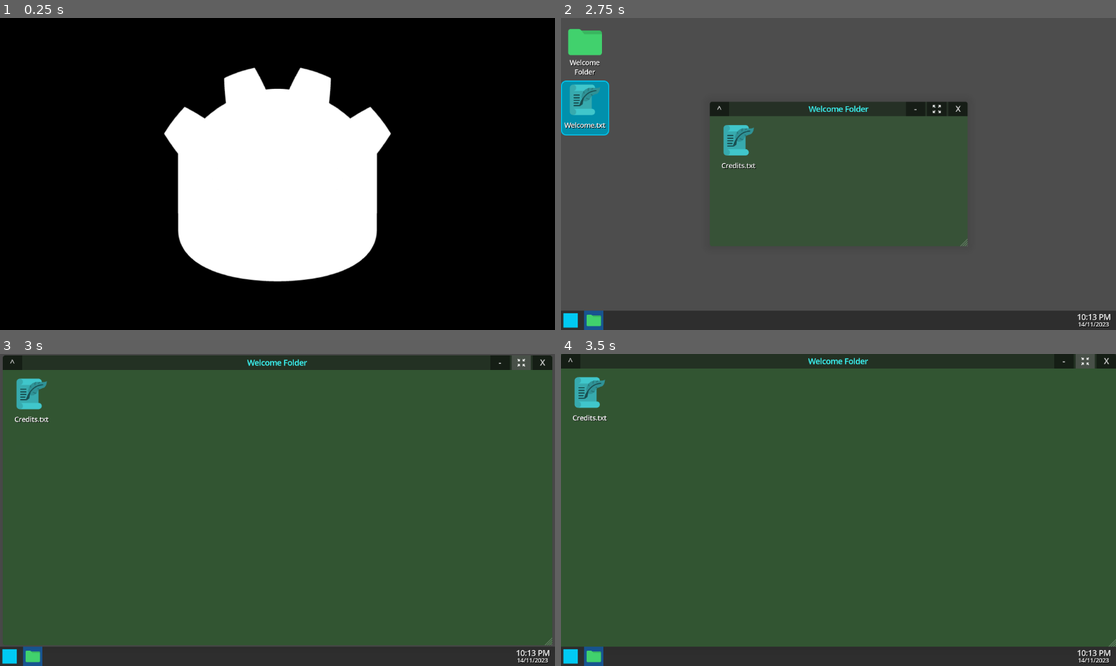
Above: before the commit, frames 1-4 (two rows, left to right).
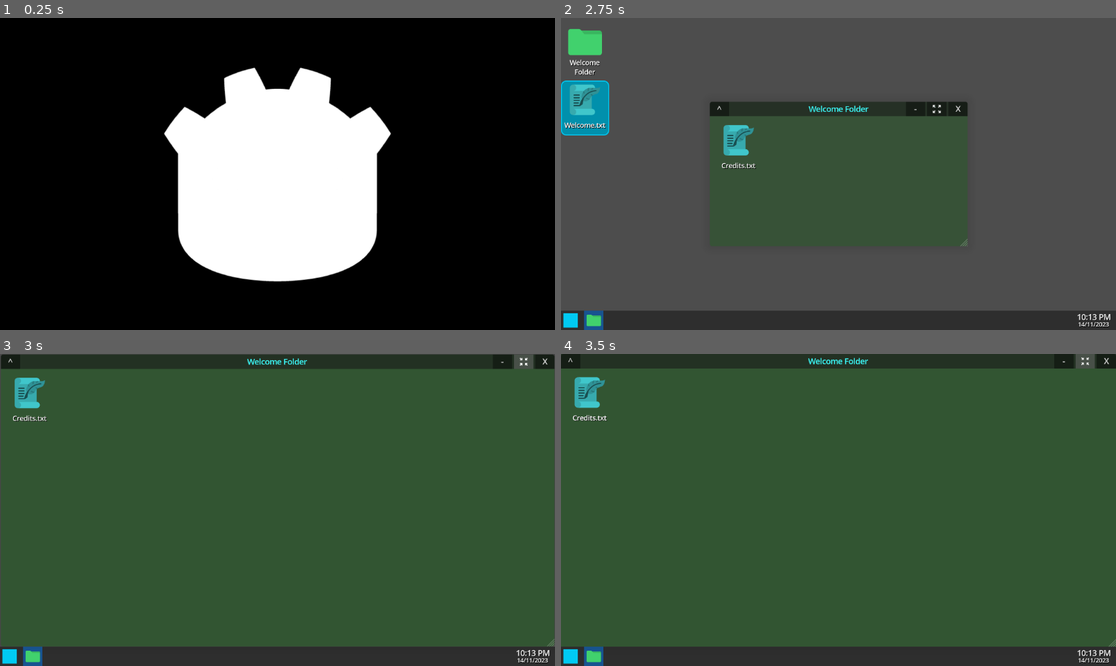
Above: after the commit, the same moments.

Repository: popcar2/GodotOS
Game: Godot game, scene res://Scenes/Main/MainScene.tscn
The game is run twice, just before and just after one commit, with the same random seed, the same clock (stepped at 60 frames per second) and the same inputs.
Inputs (mouse positions are in pixels of both pictures, inside the frame that each line leads up to):
- Up to frame 1 (0.25 s): no input
- Up to frame 2 (2.75 s): tap Enter (ui_accept) at 0.5, 2 s; drag from (838, 164) to (894, 105) at 0.52 s; drag from (583, 49) to (810, 236) at 1.27 s; move the mouse to (583, 108) at 2.02 s; hold A (move_left) from 2.03 s (still down); hold Delete (delete) from 2.03 s (still down); click (583, 108) at 2.17 s
- Up to frame 3 (3 s): release A (move_left) at 2.75 s; release Delete (delete) at 2.75 s; click (377, 444) at 2.75 s
- Up to frame 4 (3.5 s): no input

Frames 1-2 are identical in both runs. In frame 3, 1.1% of the frame differs, in the area x 0-100%, y 0-94%; in frame 4, nothing differs.

Commit message:
Add ability to drag/drop folders into GodotOS, support .md files, fix wallpaper bug

Diff:
--- a/Scenes/Autoloads/CopyPaste Manager/copy_paste_manager.gd
+++ b/Scenes/Autoloads/CopyPaste Manager/copy_paste_manager.gd
@@ -5,6 +5,9 @@
 
 enum StateEnum{COPY, CUT}
 var state: StateEnum = StateEnum.COPY
+
+func _ready() -> void:
+	get_viewport().files_dropped.connect(_handle_dropped_folders)
 
 func copy_folder(folder: FakeFolder) -> void:
 	if target_folder:
@@ -93,3 +96,12 @@
 	else:
 		file_manager.instantiate_file(target_folder.folder_name, to_path, target_folder.file_type)
 	file_manager.sort_folders()
+
+func _handle_dropped_folders(files: PackedStringArray) -> void:
+	print(files)
+	for file_name: String in files:
+		var extension: String = file_name.split(".")[-1]
+		match extension:
+			"txt", "md", "jpg", "jpeg", "png", "webp":
+				DirAccess.copy_absolute(file_name, "user://files/%s" % file_name.split("/")[-1])
+				get_tree().get_first_node_in_group("desktop_file_manager").populate_file_manager()
--- a/Scenes/Main/BaseFileManager.gd
+++ b/Scenes/Main/BaseFileManager.gd
@@ -14,7 +14,7 @@
 			instantiate_file(folder_name, "%s/%s" % [file_path, folder_name], FakeFolder.file_type_enum.FOLDER)
 
 	for file_name: String in DirAccess.get_files_at("user://files/%s" % file_path):
-		if file_name.ends_with(".txt"):
+		if file_name.ends_with(".txt") or file_name.ends_with(".md"):
 			instantiate_file(file_name, file_path, FakeFolder.file_type_enum.TEXT_FILE)
 		elif file_name.ends_with(".png") or file_name.ends_with(".jpg") or file_name.ends_with(".jpeg")\
 		or file_name.ends_with(".webp"):
--- a/Scenes/Main/wallpaper.gd
+++ b/Scenes/Main/wallpaper.gd
@@ -12,7 +12,7 @@
 func apply_wallpaper_from_path(path: String) -> void:
 	wallpaper_added.emit()
 
-	var image: Image = Image.load_from_file("user://files/%s" % path)
+	var image: Image = Image.load_from_file("user://%s" % path)
 	add_wallpaper(image)
 
 ## Applies wallpaper from an image file
--- a/Scenes/Window/Game Window/game_window.gd
+++ b/Scenes/Window/Game Window/game_window.gd
@@ -7,6 +7,7 @@
 	window.selected.connect(_handle_window_selected)
 
 	# WIP: Making game scene resolution not tied to screen scale
+	#await get_tree().process_frame
 	#$"../..".scale /= get_window().content_scale_factor
 	#$"../..".size *= get_window().content_scale_factor
 
--- a/Scenes/Window/Game Window/game_window.tscn
+++ b/Scenes/Window/Game Window/game_window.tscn
@@ -38,7 +38,7 @@
 unique_name_in_owner = true
 own_world_3d = true
 handle_input_locally = false
-size = Vector2i(576, 323)
+size = Vector2i(2, 2)
 size_2d_override = Vector2i(1152, 648)
 size_2d_override_stretch = true
 render_target_update_mode = 4
--- a/Scenes/Window/Text Editor/text_editor.gd
+++ b/Scenes/Window/Text Editor/text_editor.gd
@@ -11,7 +11,7 @@
 		else:
 			$"../../Top Bar/Title Text".text = "[center]%s" % file_path.split('/')[-1]
 
-func _ready():
+func _ready() -> void:
 	window.selected.connect(_on_window_selected)
 
 func _input(event: InputEvent) -> void:
--- a/Scenes/Window/window.gd
+++ b/Scenes/Window/window.gd
@@ -173,7 +173,7 @@
 
 		var tween: Tween = create_tween()
 		tween.set_parallel(true)
-		tween.set_trans(Tween.TRANS_CUBIC).set_ease(Tween.EASE_OUT)
+		tween.set_trans(Tween.TRANS_QUART).set_ease(Tween.EASE_OUT)
 		tween.tween_property(self, "global_position", old_unmaximized_position, 0.25)
 		tween.tween_property(self["theme_override_styles/panel"], "bg_color:a", start_bg_color_alpha, 0.25)
 		await tween.tween_property(self, "size", old_unmaximized_size, 0.25).finished
@@ -195,7 +195,7 @@
 
 		var tween: Tween = create_tween()
 		tween.set_parallel(true)
-		tween.set_trans(Tween.TRANS_CUBIC).set_ease(Tween.EASE_OUT)
+		tween.set_trans(Tween.TRANS_QUART).set_ease(Tween.EASE_OUT)
 		tween.tween_property(self, "global_position", Vector2.ZERO, 0.25)
 		tween.tween_property(self["theme_override_styles/panel"], "bg_color:a", 1, 0.25)
 		await tween.tween_property(self, "size", new_size, 0.25).finished
